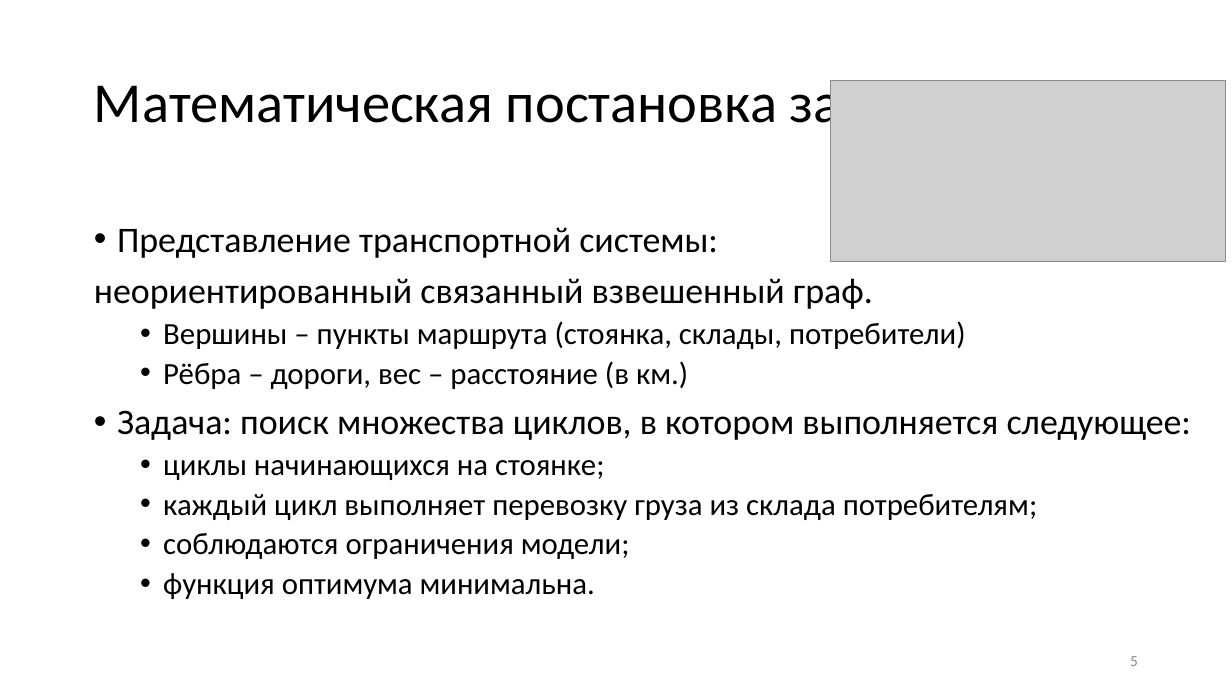
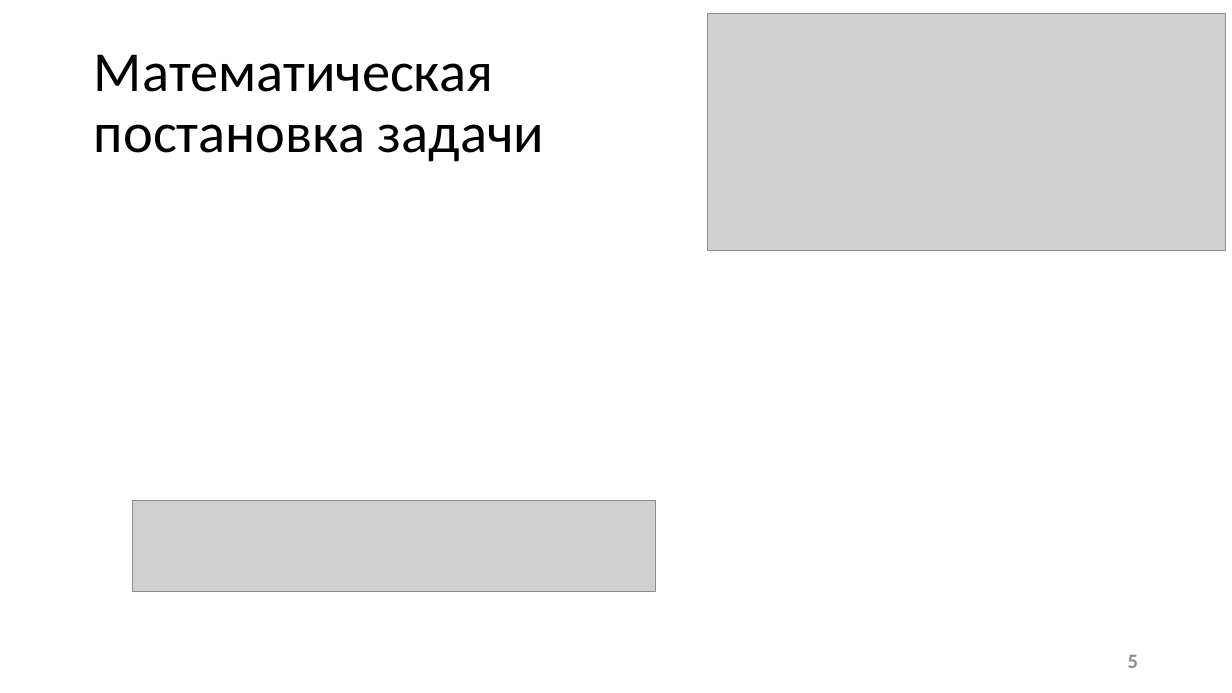
Before and after one commit to fairay/BachelorDiploma, a slide deck: slide 5 of presentation_wb.pptx. Drawn at 1232x693 pixels with LibreOffice and Linux fonts; fonts in the diff are those of the drawing; grey boxes stand for pictures. Boxes give left, top, right and bottom in pixels: in the first picture for what was removed or moved away, otherwise in the second. Text is boxed around its words. In the diff, an @@ line names an element or a change of style, - is before the commit and + after.

```diff
--- a/presentation_wb.pptx
+++ b/presentation_wb.pptx
@@ picture: place and size @@
-picture at [831,80,1226,261]
+picture at [708,14,1226,250]
@@ title "Математическая постановка задачи" rewrapped from [94,74,956,135] to [94,54,544,162] @@
@@ text removed at [94,227,1192,599] @@
-• Представление транспортной системы:
-неориентированный связанный взвешенный граф.
-  • Вершины – пункты маршрута (стоянка, склады, потребители)
-  • Рёбра – дороги, вес – расстояние (в км.)
-• Задача: поиск множества циклов, в котором выполняется следующее:
-  • ‌циклы начинающихся на стоянке;
-  • каждый цикл выполняет перевозку груза из склада потребителям;
-  • соблюдаются ограничения модели;
-  • функция оптимума минимальна.
@@ picture added at [132,500,655,592] @@
@@ page number at [1128,655,1138,668]: size 12 to 16 pt, bold on @@
```
Also in this commit, not shown: 7 other slides changed, 6 slides added, 6 slides removed, 14 other files.
